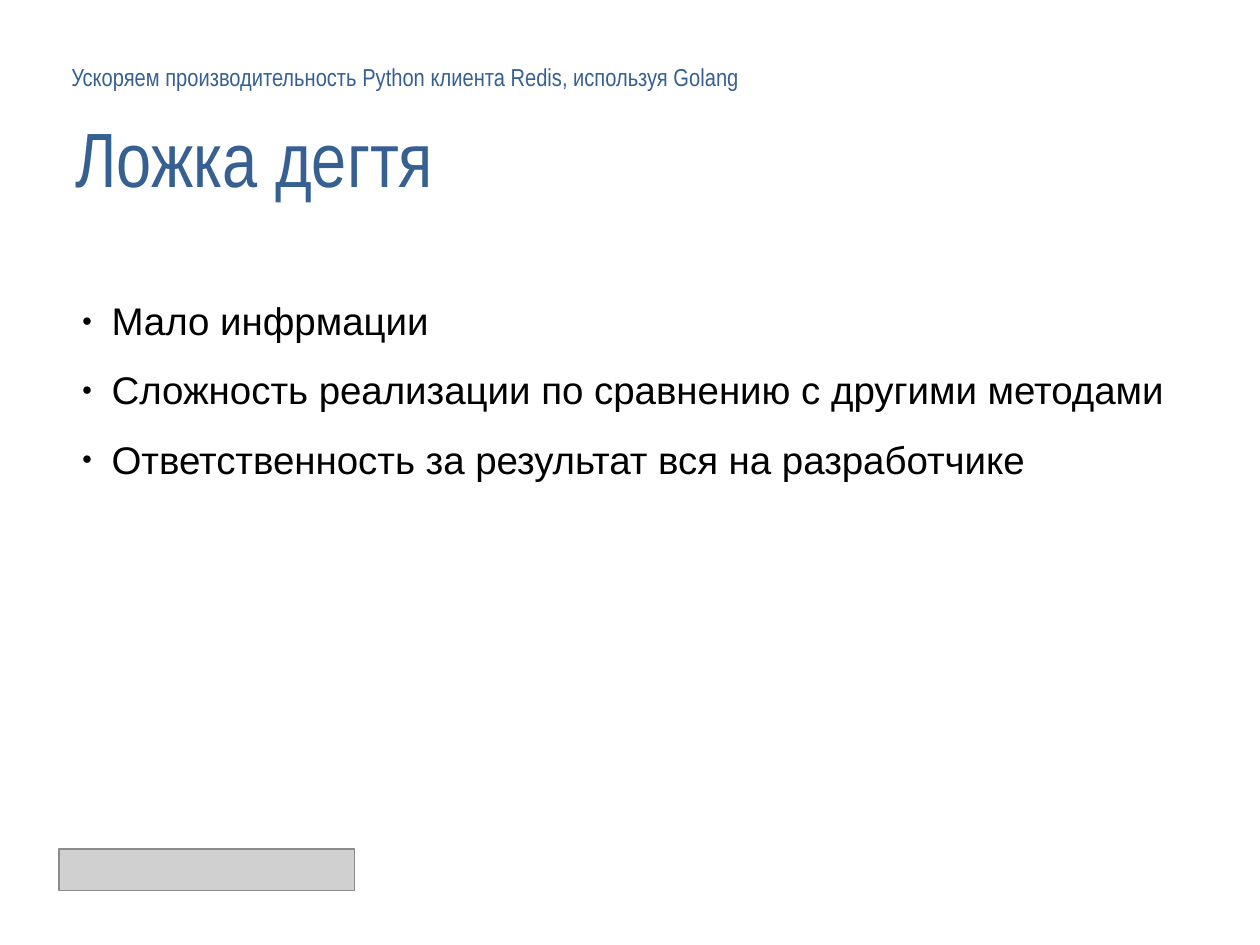
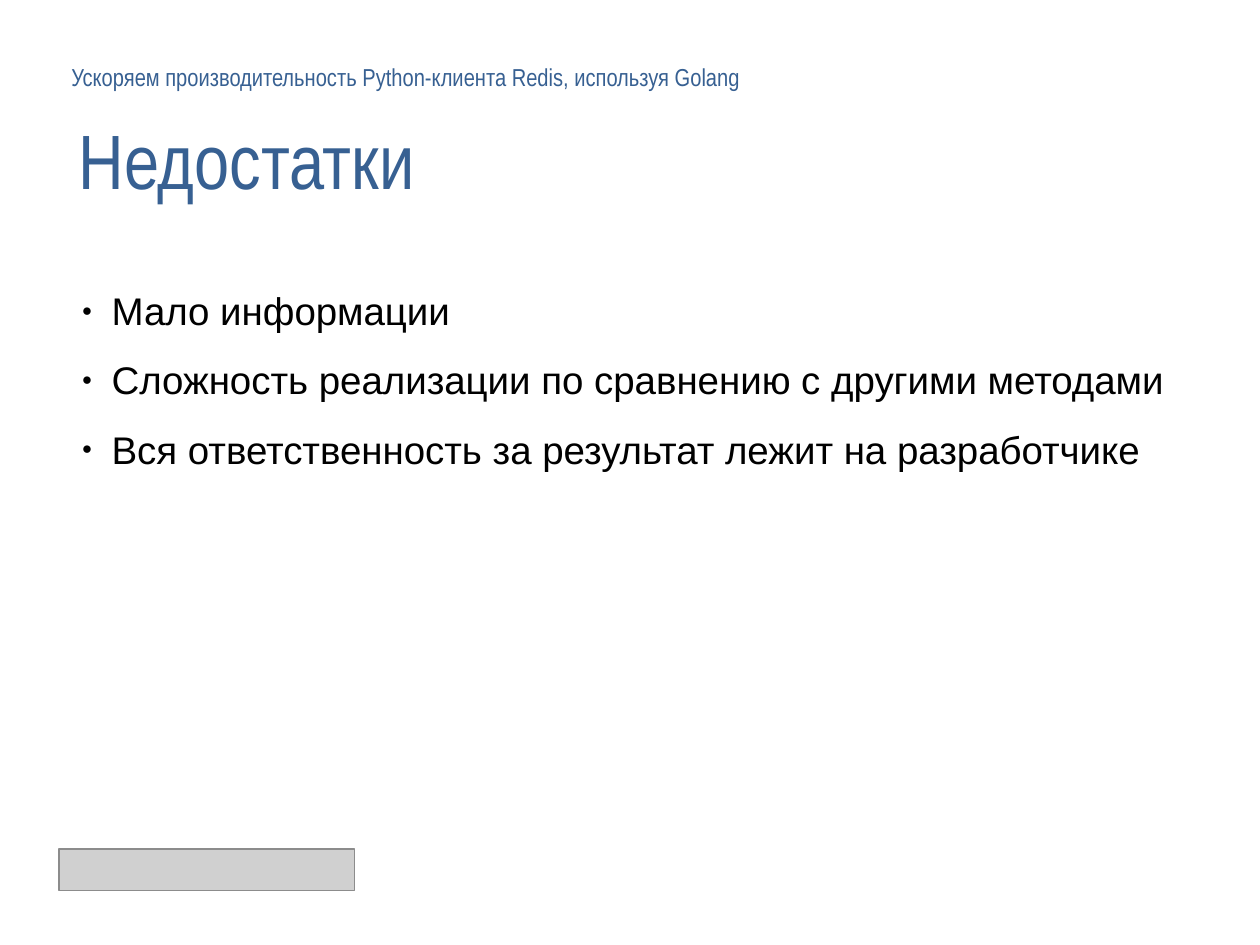
Before and after one commit to deslum/gopipe, a slide deck: slide 25 of presentation.pptx (slide 23 before the commit). Drawn at 1260x945 pixels with LibreOffice and Linux fonts; fonts in the diff are those of the drawing; grey boxes stand for pictures; background and template pictures are left out. Boxes give left, top, right and bottom in pixels: in the first picture for what was removed or moved away, otherwise in the second. Text is boxed around its words. In the diff, an @@ line names an element or a change of style, - is before the commit and + after.

```diff
--- a/presentation.pptx
+++ b/presentation.pptx
@@ free added at [67,82,1201,199], 44 pt, text #376092 @@
+Недостатки
@@ text in free at [71,68,740,91]: text changed @@
-Ускоряем производительность Python клиента Redis, используя Golang
+Ускоряем производительность Python-клиента Redis, используя Golang
@@ free removed at [63,98,1197,215] @@
-Ложка дегтя
@@ text "Мало информации": place and size @@
-text "Мало информации" at [112,307,1164,481]
+text "Мало информации" at [112,297,1164,471]
@@ text at [112,297,450,333]: text changed @@
-● Мало инфрмации
+● Мало информации
@@ text at [112,436,1140,471]: text changed @@
-● Ответственность за результат вся на разработчике
+● Вся ответственность за результат лежит на разработчике
```
Also in this commit, not shown: 19 other slides changed, 3 slides added, 1 slide removed, 4 other files.
